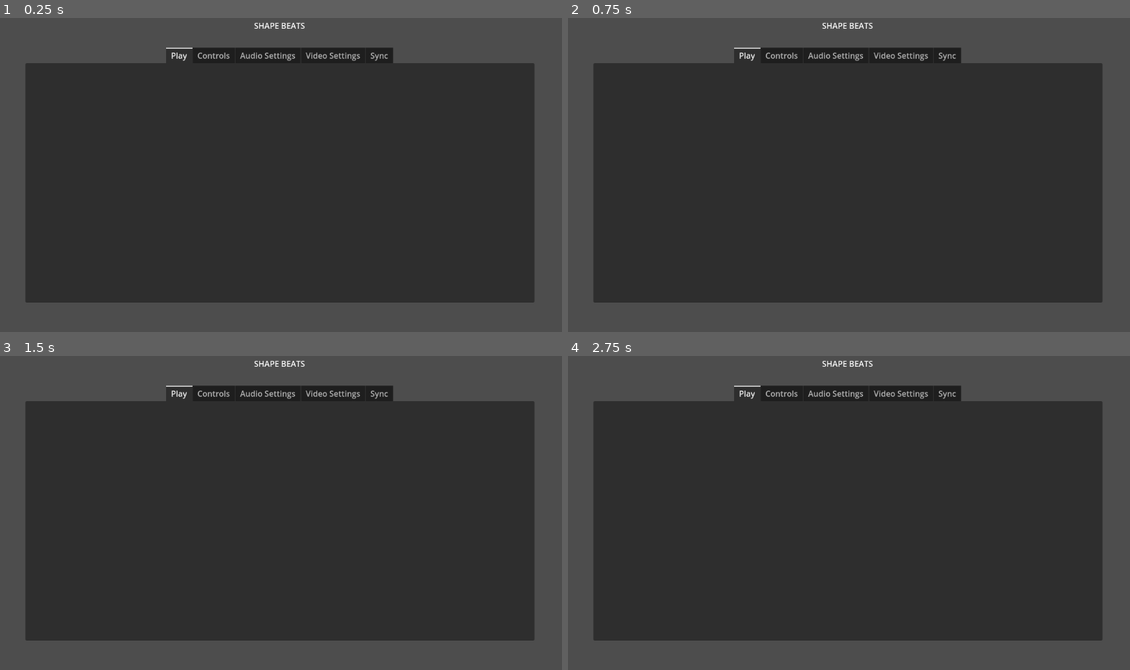
Above: before the commit, frames 1-4 (two rows, left to right).
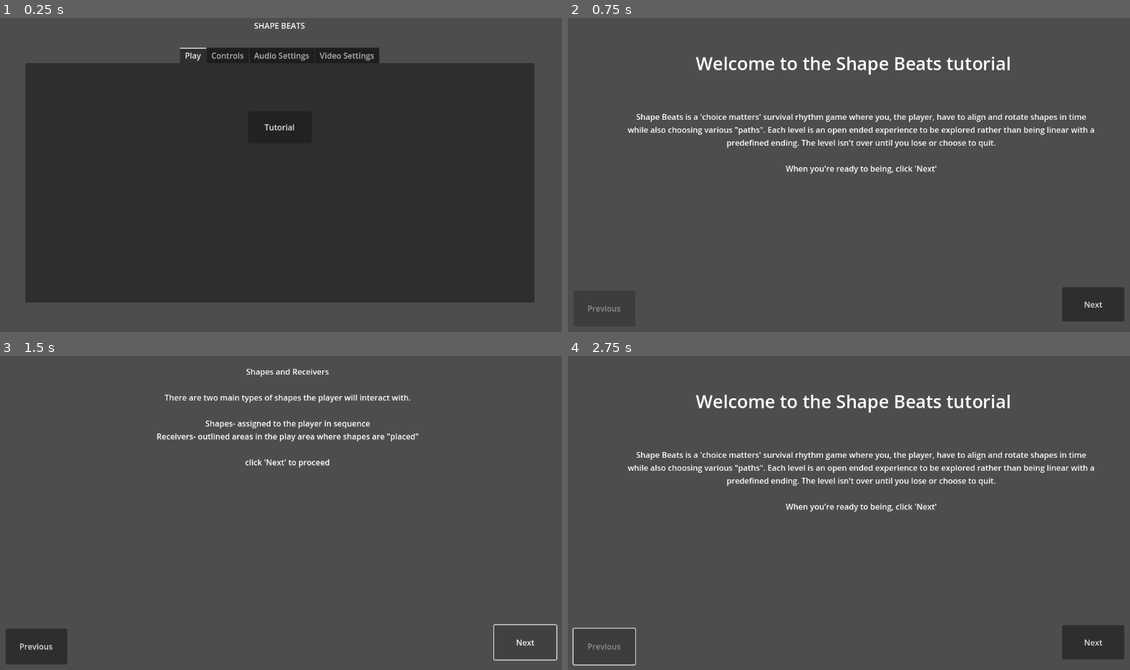
Above: after the commit, the same moments.

Repository: SucellosMusic/first-rhythm-game
Game: Godot game, scene res://Scenes/Menus/main_menu.tscn
Two runs of this game, one before a commit and one after it. Both use one fixed random seed, a clock stepped at 60 frames per second and the inputs below. This scene is started directly instead of the project's main scene.
Inputs (mouse positions are in pixels of both pictures, inside the frame that each line leads up to):
- Up to frame 1 (0.25 s): no input
- Up to frame 2 (0.75 s): click (849, 127) at 0.5 s, where only the run after the commit has a clickable "Tutorial"
- Up to frame 3 (1.5 s): click (522, 641) at 1.25 s, where only the run after the commit has a clickable "Next"
- Up to frame 4 (2.75 s): click (601, 648) at 2 s, where only the run after the commit has a clickable "Previous"

The runs differ from the first frame. In frame 1, 0.7% of the frame differs, in the area x 29-70%, y 9-36%; in frame 2, 71%; in frame 3, 72%, in the area x 1-100%, y 1-99%; in frame 4, 71%.

Commit message:
More More Menu
removed sync portion of the menus (will handle in another way); added button to start tutorial from menu

Diff:
--- a/Scenes/Assigned Shapes/scripts/shape rotation.gd
+++ b/Scenes/Assigned Shapes/scripts/shape rotation.gd
@@ -7,10 +7,10 @@
 func _process(_float) -> void:
 	currRotation = self.rotation_degrees
 	if self.position == get_global_mouse_position():
-		if Input.is_action_just_pressed("ui_mouse_left_click"):
+		if Input.is_action_just_pressed("Rotate Left"):
 			self.rotation_degrees = currRotation - 45
 
-		if Input.is_action_just_pressed("ui_mouse_right_click"):
+		if Input.is_action_just_pressed("Rotate Right"):
 			self.rotation_degrees = currRotation + 45
 	else:
 		self.rotation_degrees = 0
--- a/Scenes/Menus/main_menu.tscn
+++ b/Scenes/Menus/main_menu.tscn
@@ -1,10 +1,10 @@
 [gd_scene load_steps=6 format=3 uid="uid://i48jfqqktl3u"]
 
-[ext_resource type="Script" path="res://Scenes/Menus/audio_settings.gd" id="1_0wm25"]
-[ext_resource type="Script" path="res://Scenes/Menus/controls.gd" id="1_1w83y"]
+[ext_resource type="Script" path="res://Scenes/Menus/scripts/audio_settings.gd" id="1_0wm25"]
+[ext_resource type="Script" path="res://Scenes/Menus/scripts/controls.gd" id="1_1w83y"]
+[ext_resource type="Script" path="res://Scenes/Menus/play.gd" id="1_rtnjg"]
 [ext_resource type="Script" path="res://Scenes/Menus/scripts/v_sync_setter.gd" id="1_yo88m"]
-[ext_resource type="Script" path="res://Scenes/Menus/video_settings.gd" id="2_bfhna"]
-[ext_resource type="Script" path="res://Scenes/Menus/sync.gd" id="5_fhi10"]
+[ext_resource type="Script" path="res://Scenes/Menus/scripts/video_settings.gd" id="2_bfhna"]
 
 [node name="Main Menu" type="Control"]
 layout_mode = 3
@@ -35,7 +35,16 @@
 
 [node name="Play" type="Control" parent="TabContainer"]
 layout_mode = 2
+script = ExtResource("1_rtnjg")
 metadata/_tab_index = 0
+
+[node name="Tutorial" type="Button" parent="TabContainer/Play"]
+layout_mode = 0
+offset_left = 448.0
+offset_top = 97.0
+offset_right = 576.0
+offset_bottom = 161.0
+text = "Tutorial"
 
 [node name="Controls" type="Control" parent="TabContainer"]
 visible = false
@@ -286,12 +295,7 @@
 offset_bottom = 48.0
 rounded = true
 
-[node name="Sync" type="Control" parent="TabContainer"]
-visible = false
-layout_mode = 2
-script = ExtResource("5_fhi10")
-metadata/_tab_index = 4
-
+[connection signal="pressed" from="TabContainer/Play/Tutorial" to="TabContainer/Play" method="_on_tutorial_pressed"]
 [connection signal="pressed" from="TabContainer/Controls/Rotate Left/Rotate Left One" to="TabContainer/Controls" method="_on_rotate_left_one_pressed"]
 [connection signal="pressed" from="TabContainer/Controls/Rotate Left/Rotate Left Two" to="TabContainer/Controls" method="_on_rotate_left_two_pressed"]
 [connection signal="pressed" from="TabContainer/Controls/Rotate Right/Rotate Right One" to="TabContainer/Controls" method="_on_rotate_right_one_pressed"]
--- a/Scenes/Menus/sync.gd
+++ b/Scenes/Menus/play.gd
@@ -6,6 +6,7 @@
 	pass # Replace with function body.
 
 
-# Called every frame. 'delta' is the elapsed time since the previous frame.
-func _process(delta: float) -> void:
-	pass
+
+
+func _on_tutorial_pressed() -> void:
+	get_tree().change_scene_to_file("res://Scenes/Tutorial/tutorial.tscn")
--- /dev/null
+++ b/Scenes/Menus/scripts/audio_sync.gd
@@ -0,0 +1,3 @@
+extends Node
+
+@onready var offSet : float;
--- a/Scenes/Receiver Shapes/scripts/play_animation.gd
+++ b/Scenes/Receiver Shapes/scripts/play_animation.gd
@@ -5,8 +5,3 @@
 # Called when the node enters the scene tree for the first time.
 func _ready() -> void:
 	animationControl.play()
-
-
-# Called every frame. 'delta' is the elapsed time since the previous frame.
-func _process(delta: float) -> void:
-	pass
--- a/Scenes/Tutorial/tutorial.gd
+++ b/Scenes/Tutorial/tutorial.gd
@@ -8,6 +8,7 @@
 @onready var welcome : Control = $Welcome
 @onready var intros : Array = $"Shapes, Receivers, and Hints".get_children()
 @onready var paths : Control = $Paths
+@onready var survival : Control = $Survival
 
 #shape scenes
 @onready var shapes : Array = $"Assigned Shapes".get_children()
@@ -30,11 +31,12 @@
 		i.visible = false
 
 	paths.visible = false
+	survival.visible = false
 	to_scene()
 
 func cycle_shapes() -> void:
 	prevShape = shapeSelect
-	if Input.is_action_just_pressed("letter_A"):
+	if Input.is_action_just_pressed("Input Shape"):
 		if shapeSelect == 6:
 			shapeSelect = 0
 		else:
@@ -73,6 +75,12 @@
 	altReceivers[0].position = Vector2(200, 450)
 	altReceivers[0].rotation_degrees = -45
 
+func store_example_paths() -> void:
+	receivers[0].position = receiverStorage
+	hints[0].position = hintStorage
+	altReceivers[0].position = altReceiverStorage
+	altReceivers[0].rotation_degrees = 0
+
 
 func to_scene() -> void:
 	match sceneCounter:
@@ -97,8 +105,8 @@
 			intros[1].visible = false
 			intros[2].visible = true
 			intros[3].visible = false
-			next.disabled = false
 		4:
+			store_example_paths()
 			store_receivers()
 			place_hints()
 			intros[2].visible = false
@@ -108,12 +116,20 @@
 			place_example_paths()
 			intros[3].visible = false
 			paths.visible = true
-			next.disabled = true
+			survival.visible = false
+			next.disabled = false
+		6:
+			store_example_paths()
+			survival.visible = true
+			paths.visible = false
+			next.set_text("Back to Menu")
 
 func _on_next_pressed() -> void:
-	if sceneCounter <= 5:
+	if sceneCounter <= 6:
 		sceneCounter += 1
 		to_scene()
+	if sceneCounter > 6:
+		get_tree().change_scene_to_file("res://Scenes/Menus/main_menu.tscn")
 
 func _on_previous_pressed() -> void:
 	if sceneCounter >= 0:
--- a/Scenes/Tutorial/tutorial.tscn
+++ b/Scenes/Tutorial/tutorial.tscn
@@ -13,7 +13,6 @@
 script = ExtResource("1_l2mb1")
 
 [node name="Welcome" type="Control" parent="."]
-visible = false
 layout_mode = 3
 anchors_preset = 0
 offset_right = 1152.0
@@ -43,7 +42,6 @@
 autowrap_mode = 2
 
 [node name="Shapes, Receivers, and Hints" type="Control" parent="."]
-visible = false
 layout_mode = 3
 anchors_preset = 0
 offset_right = 1152.0
@@ -107,7 +105,6 @@
 autowrap_mode = 2
 
 [node name="Paths" type="Control" parent="."]
-visible = false
 layout_mode = 3
 anchors_preset = 0
 offset_right = 1152.0
--- a/audio_sync.gd
+++ /dev/null
@@ -1,6 +0,0 @@
-extends Node
-
-var offSet : float;
-
-func test_function() -> void:
-	pass
--- a/project.godot
+++ b/project.godot
@@ -17,7 +17,7 @@
 
 [autoload]
 
-AudioSync="*res://audio_sync.gd"
+AudioSync="*res://Scenes/Menus/scripts/audio_sync.gd"
 
 [display]
 
Renamed: Scenes/Menus/audio_settings.gd -> Scenes/Menus/scripts/audio_settings.gd
Renamed: Scenes/Menus/controls.gd -> Scenes/Menus/scripts/controls.gd
Renamed: Scenes/Menus/video_settings.gd -> Scenes/Menus/scripts/video_settings.gd
